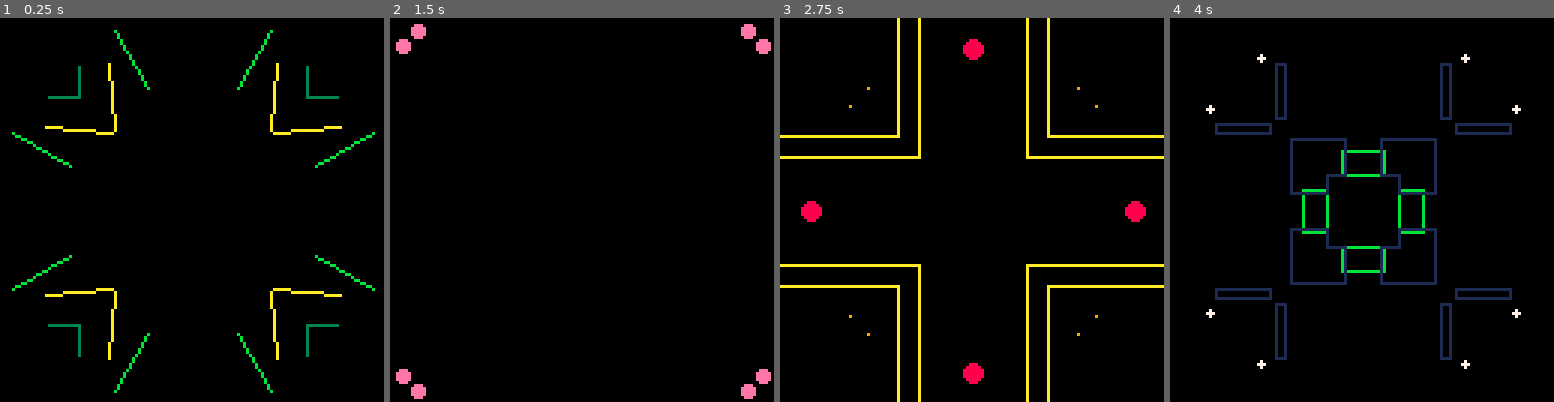
Above: before the commit, frames 1-4 (left to right).
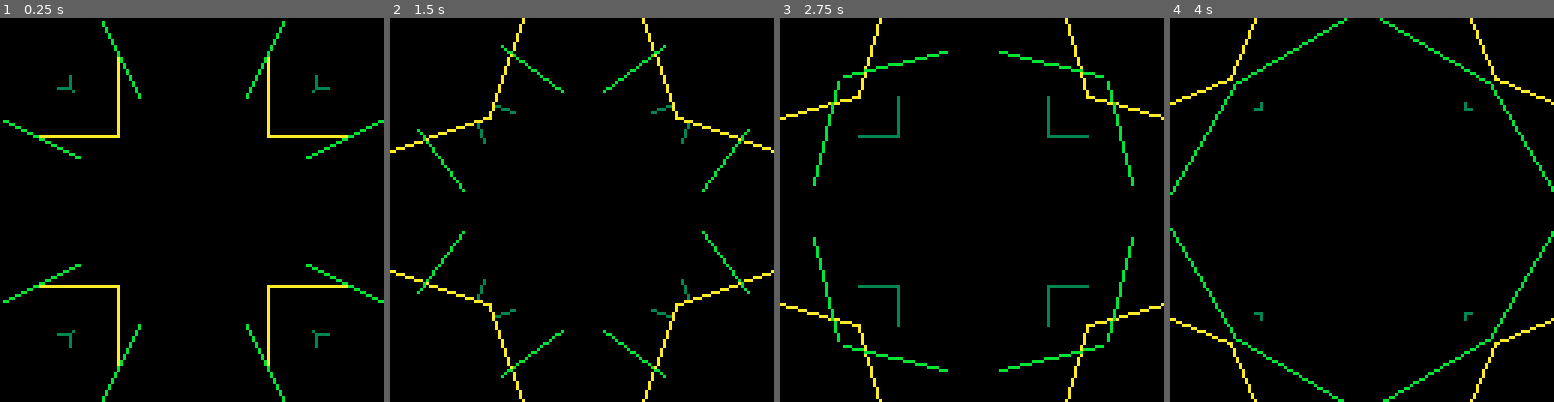
Above: after the commit, the same moments.

Repository: yosoyocre/pico-8
Game: PICO-8 cartridge simetriasenmovimiento.p8
Two runs of this game, one before a commit and one after it. Both use one fixed random seed, a clock stepped at 60 frames per second and the inputs below.
Inputs:
- Up to frame 1 (0.25 s): no input
- Up to frame 2 (1.5 s): no input
- Up to frame 3 (2.75 s): no input
- Up to frame 4 (4 s): no input

The runs differ from the first frame. In frame 1, 5.4% of the frame differs, in the area x 0-100%, y 0-100%; in frame 2, 4.0%; in frame 3, 7.9%; in frame 4, 7.9%.

Commit message:
Añadimos velocidad para que los movimientos sean más naturales

Diff:
--- a/simetriasenmovimiento.p8
+++ b/simetriasenmovimiento.p8
@@ -1,6 +1,20 @@
 pico-8 cartridge // http://www.pico-8.com
 version 8
 __lua__
+-- variables globales
+paletas = {
+ 	-- azules
+	{1,7,12,13},
+	-- verdes
+	{3,11,10},
+	-- azules y verdes
+	{1,7,12,3,11,10},
+	-- rojos
+	{8,8,9,10},
+	-- multicolor
+	{8,9,10,11,12,13,14,15},
+}
+
 -- generan una coordenadas random
 -- para el cuarto cuadrante,
 -- que es donde nos vamos a mover
@@ -12,22 +26,28 @@
 	return 64+rnd(64)
 end
 
+-- genera velocidades random
+function vrand(v)
+	return min(1, max(-1, v + rnd(1) -0.5))
+end
+
+function calcularp(p, v, mi, ma)
+	p2 = max(min(p + v, ma), mi)
+
+	return p2
+end
+
+function calculax(x, v)
+	return calcularp(x, v, 0, 64)
+end
+
+function calculay(y, v)
+	return calcularp(y, v, 64, 128)
+end
+
 -- selecciona una paleta de colores
 -- al azar
 function escogerpaleta()
-	local paletas = {
-	 	-- azules
-		{1,7,12,13},
-		-- verdes
-		{3,11,10},
-		-- azules y verdes
-		{1,7,12,3,11,10},
-		-- rojos
-		{8,8,9,10},
-		-- multicolor
-		{8,9,10,11,12,13,14,15},
-	}
-
 	return paletas[flr(rnd(#paletas))+1]
 end
 
@@ -69,7 +89,7 @@
 
 	for i=0,n do
 		local forma = rnd(100)
-		local f;
+		local f
 		-- círculo
 		if (forma < rango1) then
 			f = {
@@ -77,7 +97,9 @@
 				x0 = xrand(),
 				y0 = yrand(),
 				r = rnd(4),
-				c = escogercolor(paleta)
+				c = escogercolor(paleta),
+				vx0 = 0,
+				vy0 = 0,
 			}
 		end
 		-- línea
@@ -88,7 +110,11 @@
 				y0 = yrand(),
 				x1 = xrand(),
 				y1 = yrand(),
-				c = escogercolor(paleta)
+				c = escogercolor(paleta),
+				vx0 = 0,
+				vy0 = 0,
+				vx1 = 0,
+				vy1 = 0,
 			}
 		end
 		-- rectángulo
@@ -99,7 +125,11 @@
 				y0 = yrand(),
 				x1 = xrand(),
 				y1 = yrand(),
-				c = escogercolor(paleta)
+				c = escogercolor(paleta),
+				vx0 = 0,
+				vy0 = 0,
+				vx1 = 0,
+				vy1 = 0,
 			}
 		end
 
@@ -127,23 +157,34 @@
 function mover()
 	local nf
 	for i,f in pairs(figuras) do
-		nf = f;
+		nf = f
 		if (nf.t == 'circfill') then
-			nf.x0+=(rnd(4)-2)
-			nf.y0+=(rnd(4)-2)
+			nf.x0 = calculax(nf.x0, nf.vx0)
+			nf.y0 = calculay(nf.y0, nf.vy0)
+			nf.vx0 = vrand(nf.vx0)
+			nf.vy0 = vrand(nf.vy0)
 		end
 		if (nf.t == 'line') then
-			nf.x0+=(rnd(4)-2)
-			nf.y0+=(rnd(4)-2)
-			nf.x1+=(rnd(4)-2)
-			nf.y1+=(rnd(4)-2)
+			nf.x0 = calculax(nf.x0, nf.vx0)
+			nf.y0 = calculay(nf.y0, nf.vy0)
+			nf.x1 = calculax(nf.x1, nf.vx1)
+			nf.y1 = calculay(nf.y1, nf.vy1)
+			nf.vx0 = vrand(nf.vx0)
+			nf.vy0 = vrand(nf.vy0)
+			nf.vx1 = vrand(nf.vx1)
+			nf.vy1 = vrand(nf.vy1)
 		end
 		if (nf.t == 'rect') then
-			nf.x0+=(rnd(4)-2)
-			nf.y0+=(rnd(4)-2)
-			nf.x1+=(rnd(4)-2)
-			nf.y1+=(rnd(4)-2)
-		end
+			nf.x0 = calculax(nf.x0, nf.vx0)
+			nf.y0 = calculay(nf.y0, nf.vy0)
+			nf.x1 = calculax(nf.x1, nf.vx1)
+			nf.y1 = calculay(nf.y1, nf.vy1)
+			nf.vx0 = vrand(nf.vx0)
+			nf.vy0 = vrand(nf.vy0)
+			nf.vx1 = vrand(nf.vx1)
+			nf.vy1 = vrand(nf.vy1)
+		end
+
 		figuras[i] = nf
 	end
 end
@@ -172,7 +213,7 @@
 end
 
 function _update()
-	if (t == 10) then
+	if (t == 1000) then
 		nuevo(true)
 		t = 0
 	else
@@ -180,7 +221,7 @@
 			nuevo()
 		end
 	end
-	t+=1;
+	t+=1
 	mover()
 end
 
Not shown, added: ejemplos/simetriasenmovimiento.gif
Not shown, removed: ejemplos/simetriasenmovimiento1.gif
